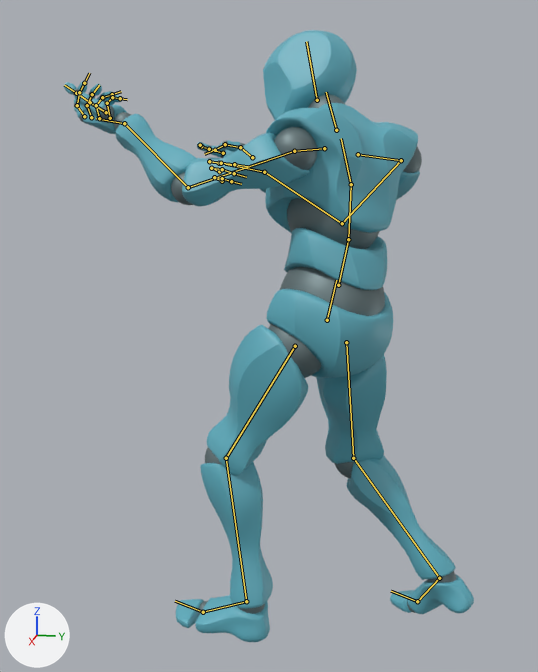
The Blender file assets/ybot/scene.blend: old version first, new version second.
One viewpoint serves both versions: a 50 mm camera at (1.872, 0.222, 1.417) aimed at (-0.071, -0.167, 0.931). Every picture has the same lights, and +X, +Y and +Z are marked at lower left. The older version comes first. Both versions are drawn at frame 15 of the action 'RifleReload'; the numbers are the values there. The bones that change, and the others that lie on the model, are drawn over the model as lines.

The first picture shows 'Alpha_Joints', 'Alpha_Joints_Arms', 'Alpha_Surface', 'Alpha_Surface_Arms'.
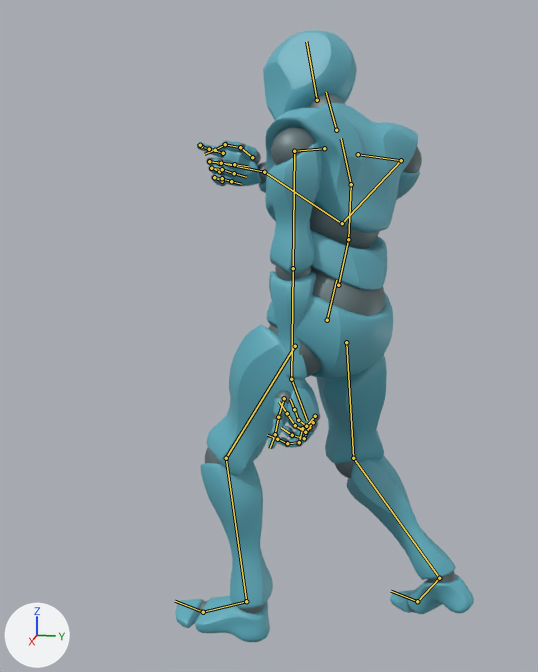
Pixel boxes [x1, y1, x2, y2] of what changed, in the pictures (538 x 672 px):
```json
{"object": "Alpha_Surface_Arms", "change": "posed", "before": [64, 81, 420, 206], "after": [197, 140, 420, 449]}
{"object": "Alpha_Joints_Arms", "change": "posed", "before": [73, 89, 422, 205], "after": [204, 127, 422, 447]}
{"bone": "mixamorig:LeftArm", "before": "(294, 151) to (188, 187)", "after": "(294, 151) to (293, 268)"}
{"bone": "mixamorig:LeftForeArm", "before": "(188, 187) to (124, 123)", "after": "(293, 268) to (291, 379)"}
```

Edits to the scene script, one JSON object a line:
```json
{"block": "bone_mixamorig_leftarm", "where": "bone_mixamorig_leftarm = bpy.data.objects['YBot'].pose.bones['mixamorig:LeftArm']  # child of 'mixamorig:LeftShoulder'"}
{"op": "set", "path": "bone_mixamorig_leftarm.rotation_quaternion", "old": "(0.767, 0.155, -0.442, 0.438)", "new": "(0.75, 0.607, -0.061, 0.255)", "note": "degrees (-15, -55, 67) -> degrees (74, -24, 20)"}
{"block": "bone_mixamorig_leftforearm", "where": "bone_mixamorig_leftforearm = bpy.data.objects['YBot'].pose.bones['mixamorig:LeftForeArm']  # child of 'mixamorig:LeftArm'"}
{"op": "set", "path": "bone_mixamorig_leftforearm.rotation_quaternion", "old": "(0.872, -0.115, -0.062, 0.473)", "new": "(0.999, 0.001, 0.045, 0.003)", "note": "degrees (-15, 0, 57) -> degrees (0, 5, 0)"}
```
